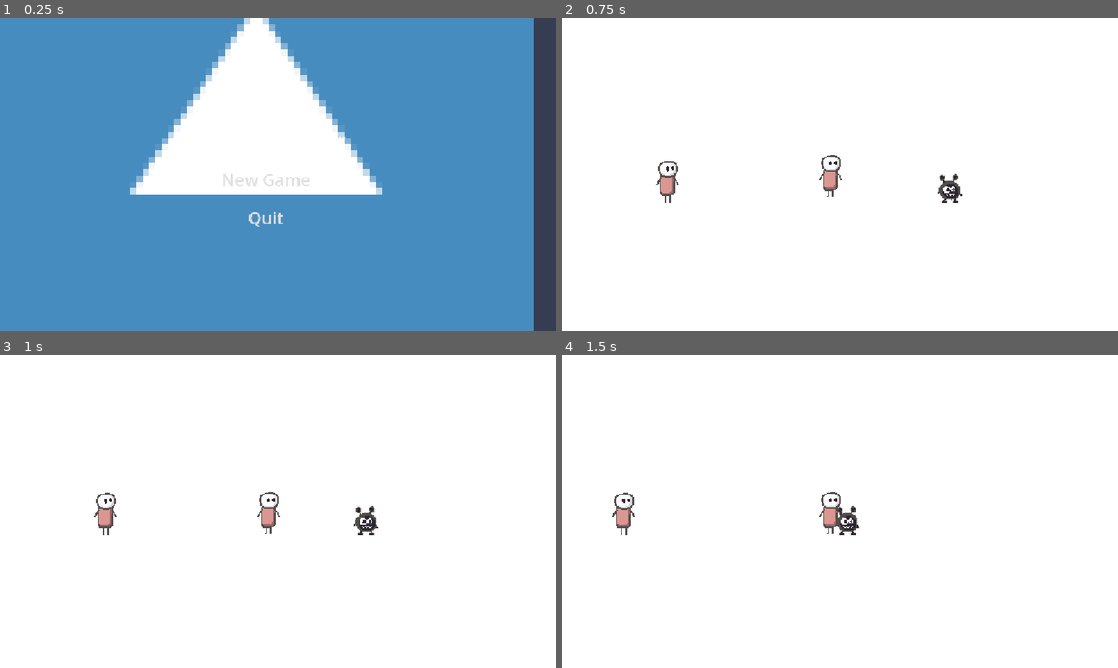
Above: before the commit, frames 1-4 (two rows, left to right).
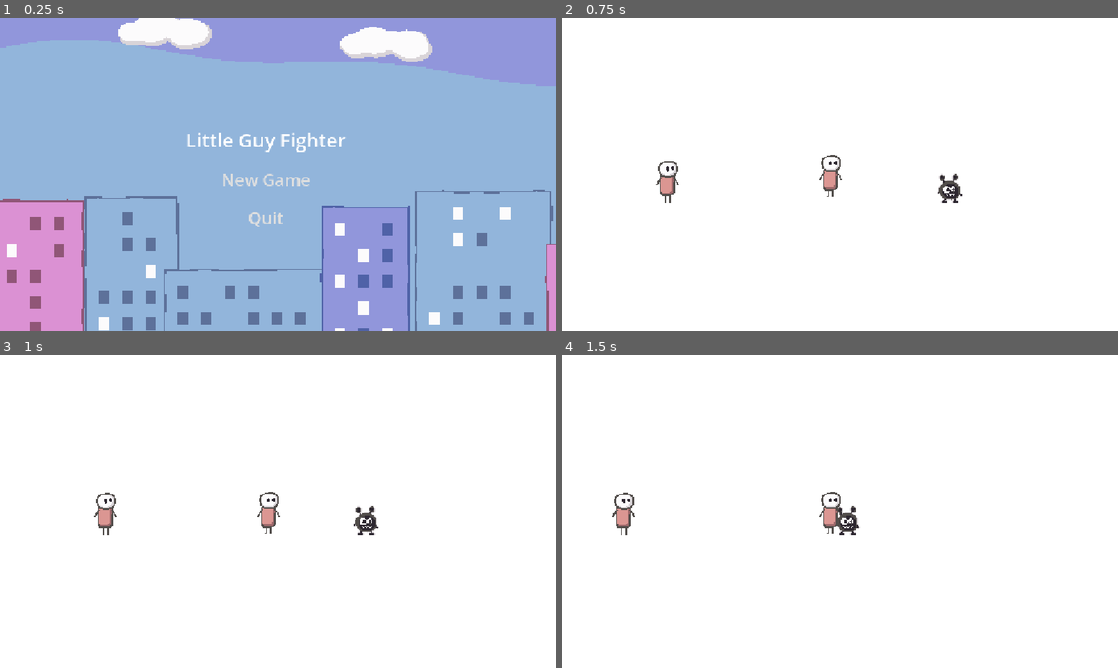
Above: after the commit, the same moments.

Repository: mitchglitchisdabestg/Little-guy-fighter
Game: Godot game, scene res://Scenes/UI/main_menu.tscn
The game is run twice, just before and just after one commit, with the same random seed, the same clock (stepped at 60 frames per second) and the same inputs. The engine's default icon, where the game draws it, is replaced by a stand-in: a white triangle on a blue panel in a dark square.
Inputs (mouse positions are in pixels of both pictures, inside the frame that each line leads up to):
- Up to frame 1 (0.25 s): no input
- Up to frame 2 (0.75 s): click "New Game" at 0.5 s
- Up to frame 3 (1 s): no input
- Up to frame 4 (1.5 s): move the mouse to (962, 495) at 1.27 s; hold D (Right) from 1.28 s (still down)

The runs differ from the first frame. In frame 1, 99% of the frame differs, in the area x 0-100%, y 0-100%; in frame 2, nothing differs; in frame 3, nothing differs; in frame 4, nothing differs.

Commit message:
Update main_menu.tscn

Diff:
--- a/little-guy-st/Scenes/UI/main_menu.tscn
+++ b/little-guy-st/Scenes/UI/main_menu.tscn
@@ -1,7 +1,8 @@
 [gd_scene format=3 uid="uid://cjqfyvstfgfpo"]
 
-[ext_resource type="Texture2D" uid="uid://c0whll6j0hcfj" path="res://icon.svg" id="1_5wsvm"]
 [ext_resource type="Script" uid="uid://pbco0jsf84w1" path="res://Scenes/UI/main_menu.gd" id="1_fu7sn"]
+[ext_resource type="Texture2D" uid="uid://dn7iw2achlmrk" path="res://Assets/little_guy_pack/maps/worldA_sky.png" id="2_o14dv"]
+[ext_resource type="Texture2D" uid="uid://cv4cuyw8gv3ja" path="res://Assets/little_guy_pack/maps/worldA_far.png" id="3_u7lva"]
 
 [sub_resource type="StyleBoxEmpty" id="StyleBoxEmpty_qe12f"]
 
@@ -23,6 +24,22 @@
 [node name="PeakMenuMusic" type="AudioStreamPlayer" parent="." unique_id=768283682]
 autoplay = true
 
+[node name="Background2" type="TextureRect" parent="." unique_id=2020479587]
+layout_mode = 1
+anchors_preset = 8
+anchor_left = 0.5
+anchor_top = 0.5
+anchor_right = 0.5
+anchor_bottom = 0.5
+offset_left = -737.0
+offset_top = -396.0
+offset_right = 935.0
+offset_bottom = 583.0
+grow_horizontal = 2
+grow_vertical = 2
+texture = ExtResource("2_o14dv")
+stretch_mode = 6
+
 [node name="Background" type="TextureRect" parent="." unique_id=420134897]
 layout_mode = 1
 anchors_preset = 8
@@ -30,13 +47,13 @@
 anchor_top = 0.5
 anchor_right = 0.5
 anchor_bottom = 0.5
-offset_left = -881.0
-offset_top = -474.0
-offset_right = 791.0
-offset_bottom = 505.0
+offset_left = -577.0
+offset_top = -118.0
+offset_right = 1095.0
+offset_bottom = 861.0
 grow_horizontal = 2
 grow_vertical = 2
-texture = ExtResource("1_5wsvm")
+texture = ExtResource("3_u7lva")
 stretch_mode = 6
 
 [node name="MarginContainer" type="MarginContainer" parent="." unique_id=4046111]
